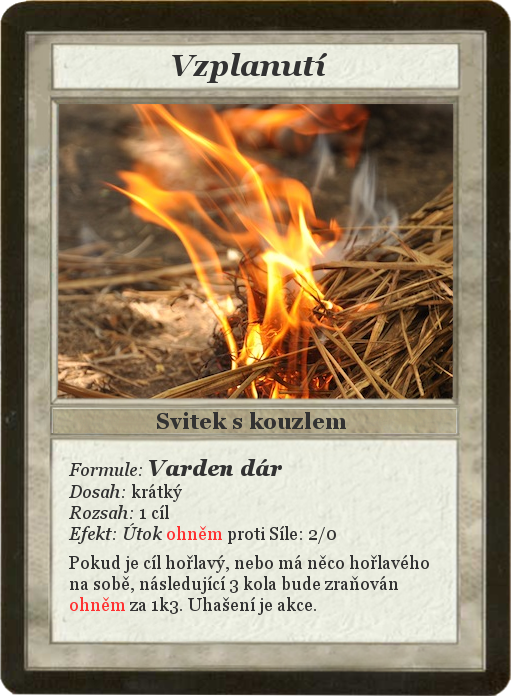
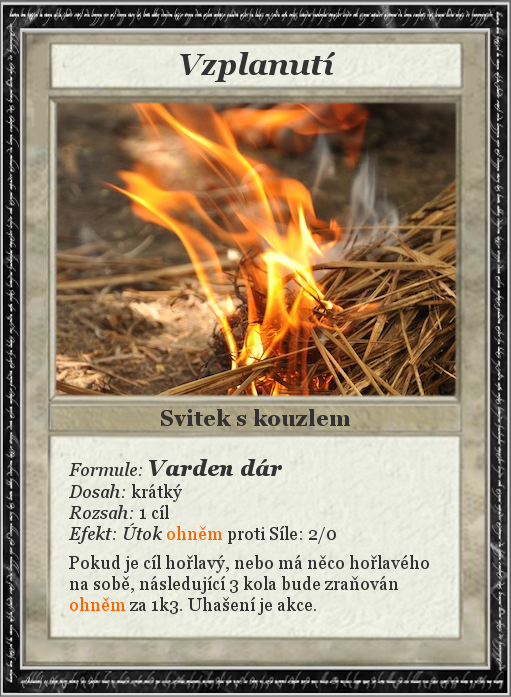
Layers edited between the first and the second 511 x 697 image:
painted on "Vzplanutí" over [172, 52, 335, 83]
painted on "Svitek s kouzlem" over [157, 409, 350, 429]
painted on "Formule: Varden dár ..." over [70, 526, 222, 611]
renamed "Golden frame" to "RuneFrame", showed it, painted on it over [0, 0, 511, 697]
painted on "Card" over [0, 0, 511, 697]
removed layer "Picture copy" over [31, 87, 483, 418]
removed layer "Background" over [0, 0, 511, 697]
showed "Picture", moved it below "Card", painted on it over [31, 87, 483, 418]
